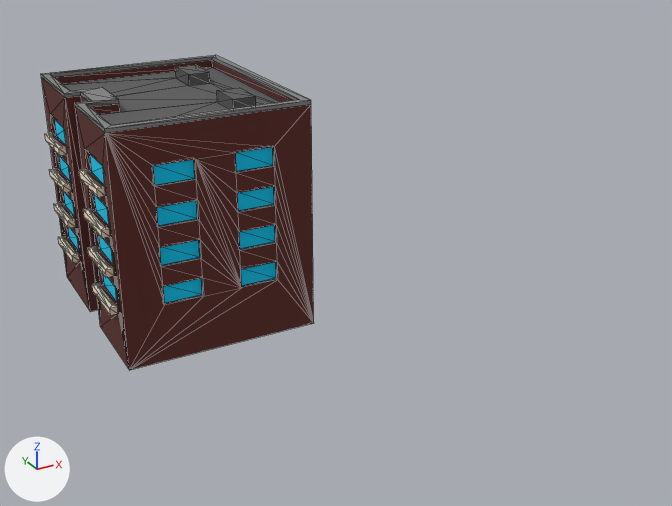
Two versions of the glTF model apartment.glb, one commit apart.
One viewpoint serves both versions: a 50 mm lens placed at (-7.02, -21.95, 11.6), pointed at (4.49, -1.03, 1.14). Every picture has the same lights, and +X, +Y and +Z are marked at lower left. Mesh edges are drawn as thin lines. Where no turn or scale is listed for an object, it has been applied to the vertices.

Before the edit, the objects in view are built like this:
```python
mat_palette_005 = principled_material('palette.005')
mat_palette_005.texture = img_house04
mat_palette_005.roughness = 1.0
me_house04 = bpy.data.meshes.new('House04')
me_house04.from_pydata(...)  # 402 vertices, 800 faces; spans x -2.2..3.0, y -2.5..3.5, z 0.0..6.0
me_house04.materials.append(mat_palette_005)  # picture img_house04
ob_house04 = bpy.data.objects.new('House04', me_house04)
ob_house04.location = (0.0, 0.0, 0.0)
```
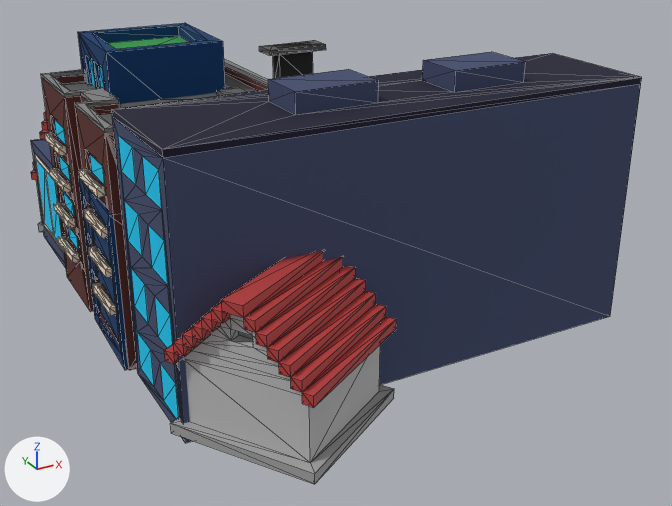
The newer file is also turned or shifted as a whole; pictures and numbers use the older file's frame.

Boxes [x1, y1, x2, y2] around the edits, measured in the pictures (672 x 506 px):
'Building03', added (blue): after [31, 40, 642, 443]
'House04', surface changed: [45, 55, 314, 370] in both
'13', added: after [31, 111, 396, 484]
'House03', added (blue): after [78, 23, 225, 370]

What changed in the scene script:
```text
Change mat_palette_005:
    mat_palette_005.texture: img_house04 -> img_building03
Add ob_building03:
    ob_building03 = bpy.data.objects.new('Building03', me_building03)  # 200 vertices, 392 faces; spans x -4.01..8.02, y -6.47..6.47, z 0.0..6.95; in mat_palette_005 (picture img_building03)
    ob_building03.location = (2.13, 0.48, 0.0)
Add ob_house03:
    ob_house03 = bpy.data.objects.new('House03', me_house03)  # 159 vertices, 314 faces; spans x -2.1..2.1, y -3.06..3.03, z 0.0..7.0; in mat_palette_003 (picture img_house03)
    ob_house03.location = (0.0, 0.48, 0.0)
Add ob_13:
    ob_13 = bpy.data.objects.new('13', me_13)  # 720 vertices, 1408 faces; spans x -9.6..-0.7, y 15.8..34.3, z 0.2..3.7; in mat_wall_01 (grey #bcbcbc), mat_grass_011 (white #ffffff), mat_objects_011 (grey #a2a2a2), mat_windows_011 (grey #888888), mat_red_002 (red #b83e3e), mat_wall_001 (grey #bcbcbc), mat_grass_001 (white #ffffff), mat_objects_001 (grey #a2a2a2), mat_windows_001 (grey #888888), mat_red_001 (red #b83e3e), mat_wall_002 (grey #bcbcbc), mat_grass_002 (green #6fbc57), mat_objects_002 (grey #a2a2a2), mat_windows_002 (grey #888888), mat_red_003 (red #b83e3e), mat_wall_003 (grey #bcbcbc), mat_objects_003 (grey #a2a2a2), mat_windows_003 (grey #888888), mat_red_004 (red #b83e3e)
    ob_13.location = (7.52, -24.58, 0.0)
```
